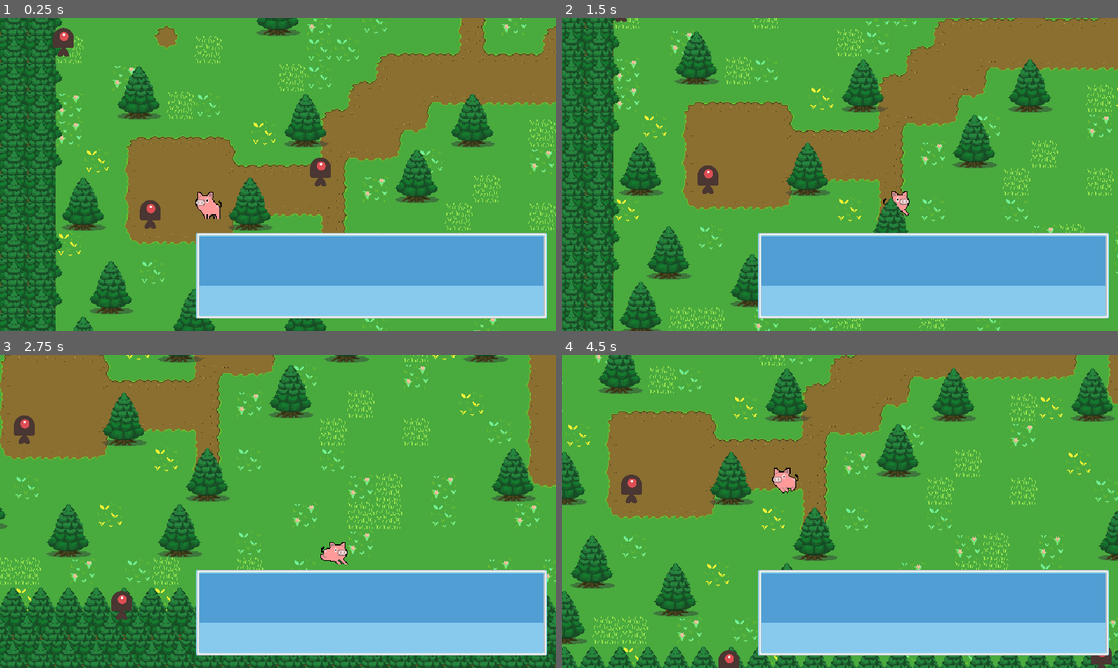
Above: before the commit, frames 1-4 (two rows, left to right).
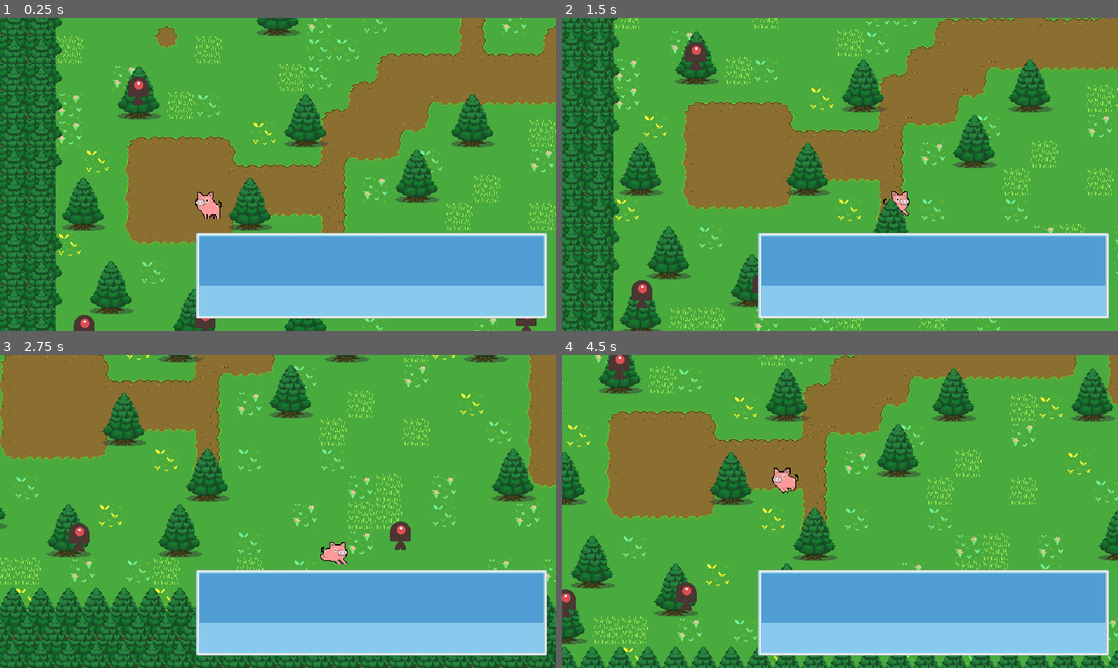
Above: after the commit, the same moments.

Repository: tedosuji/hotncold
Game: Godot game, scene res://src/Main.tscn
Same seed, same stepped clock (60 frames per second), same inputs: the game is played once before the commit and once after it.
Inputs:
- Up to frame 1 (0.25 s): no input
- Up to frame 2 (1.5 s): tap Enter at 0.5 s; hold Right (move_right) 0.53-1.28 s; hold Space (action, bound only after the commit) 0.53-1.28 s; tap Z (dig) at 0.6 s; hold Down (move_down) from 1.28 s (still down); tap Space (action, bound only after the commit) at 1.35 s
- Up to frame 3 (2.75 s): tap Z (dig) at 1.55, 2.1 s; release Down (move_down) at 2.03 s; hold Right (move_right) from 2.03 s (still down); hold Space (action, bound only after the commit) from 2.03 s (still down)
- Up to frame 4 (4.5 s): release Right (move_right) at 2.78 s; release Space (action, bound only after the commit) at 2.78 s; hold Up (move_up) 2.78-3.53 s; tap Space (action, bound only after the commit) at 2.85, 4.35 s; tap Z (dig) at 3.05, 3.6 s; hold Space (action, bound only after the commit) 3.53-4.28 s; hold Left (move_left) from 3.53 s (still down)

The runs differ from the first frame. In frame 1, 1.4% of the frame differs, in the area x 9-97%, y 3-100%; in frame 2, 0.9%; in frame 3, 1.0%; in frame 4, 1.2%.

Commit message:
dig is working

Diff:
--- a/project.godot
+++ b/project.godot
@@ -53,6 +53,11 @@
 "events": [Object(InputEventKey,"resource_local_to_scene":false,"resource_name":"","device":-1,"window_id":0,"alt_pressed":false,"shift_pressed":false,"ctrl_pressed":false,"meta_pressed":false,"pressed":false,"keycode":0,"physical_keycode":90,"key_label":0,"unicode":122,"echo":false,"script":null)
 ]
 }
+action={
+"deadzone": 0.5,
+"events": [Object(InputEventKey,"resource_local_to_scene":false,"resource_name":"","device":0,"window_id":0,"alt_pressed":false,"shift_pressed":false,"ctrl_pressed":false,"meta_pressed":false,"pressed":false,"keycode":0,"physical_keycode":32,"key_label":0,"unicode":0,"echo":false,"script":null)
+]
+}
 
 [rendering]
 
--- a/src/Main.gd
+++ b/src/Main.gd
@@ -8,6 +8,7 @@
 @export var mob_scene: PackedScene
 var score
 var screen_size
+var player_touching = null
 
 # Called when the node enters the scene tree for the first time.
 func _ready():
@@ -26,25 +27,14 @@
 			return
 		var truffle = load(TRUFFLE_PATH).instantiate()
 		# Generate a random position for the Truffle
-		var x = randi_range(0, get_viewport().get_visible_rect().size.x)
-		var y = randi_range(0, get_viewport().get_visible_rect().size.y)
+		var x = randi_range(0, get_viewport().get_visible_rect().size.x-50)
+		var y = randi_range(0, get_viewport().get_visible_rect().size.y-50)
 		truffle.position = Vector2(x, y)
 		add_child(truffle)
 
-
-func _input_dig(event):
-	if event is InputEventKey:
-		if event.get_scancode == KEY_Z:
-			print(event.get_scancode)
-			if current_truffle != null:
-				current_truffle.queue_free()
-
-
-
-
 # Called every frame. 'delta' is the elapsed time since the previous frame.
 func _process(delta):
-	pass
+	_on_player_dig(current_truffle)
 
 func new_game():
 	score = 0
@@ -60,14 +50,20 @@
 
 func _on_player_body_entered(body):
 	current_truffle = body
-	print("touching")
-	# Check if the "Z" key is pressed
-	#if Input.is_action_presseddd("dig"):
-	# Delete the sprite
-	current_truffle.queue_free()
-	print("deleting",body.name)
+	player_touching = true
+	print("touching, ", player_touching)
 
 
 func _on_player_body_exited(body):
 	current_truffle = null
-	print("not touching")
+	player_touching = false
+	print("not touching, ", player_touching)
+
+
+func _on_player_dig(body):
+	if Input.is_action_pressed("action"):
+		#if body.is_in_group("Truffle"):
+		if player_touching == true:
+			body.queue_free()
+			print("deleting",body.name)
+			player_touching = false
--- a/src/Main.tscn
+++ b/src/Main.tscn
@@ -290,4 +290,4 @@
 
 [connection signal="body_entered" from="Player" to="." method="_on_player_body_entered"]
 [connection signal="body_exited" from="Player" to="." method="_on_player_body_exited"]
-[connection signal="dig" from="Player" to="." method="player_dig"]
+[connection signal="dig" from="Player" to="." method="_on_player_dig"]
--- a/src/Player.tscn
+++ b/src/Player.tscn
@@ -122,3 +122,5 @@
 drag_vertical_enabled = true
 
 [node name="dialog" parent="Camera2D" instance=ExtResource("3_bup3d")]
+
+[connection signal="dig" from="." to="." method="_on_dig"]
